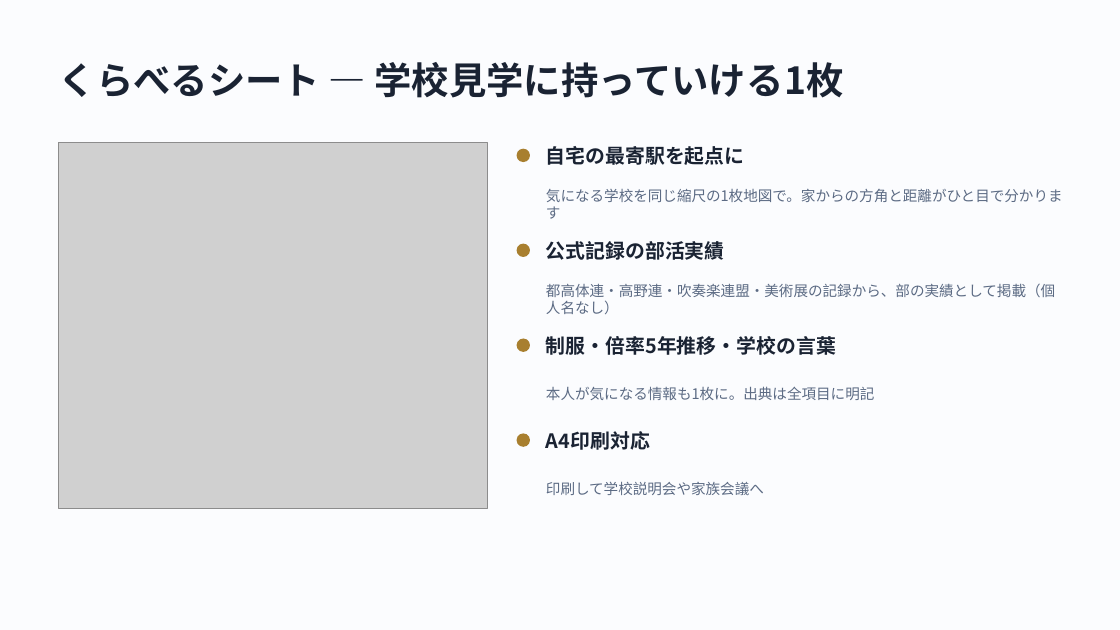
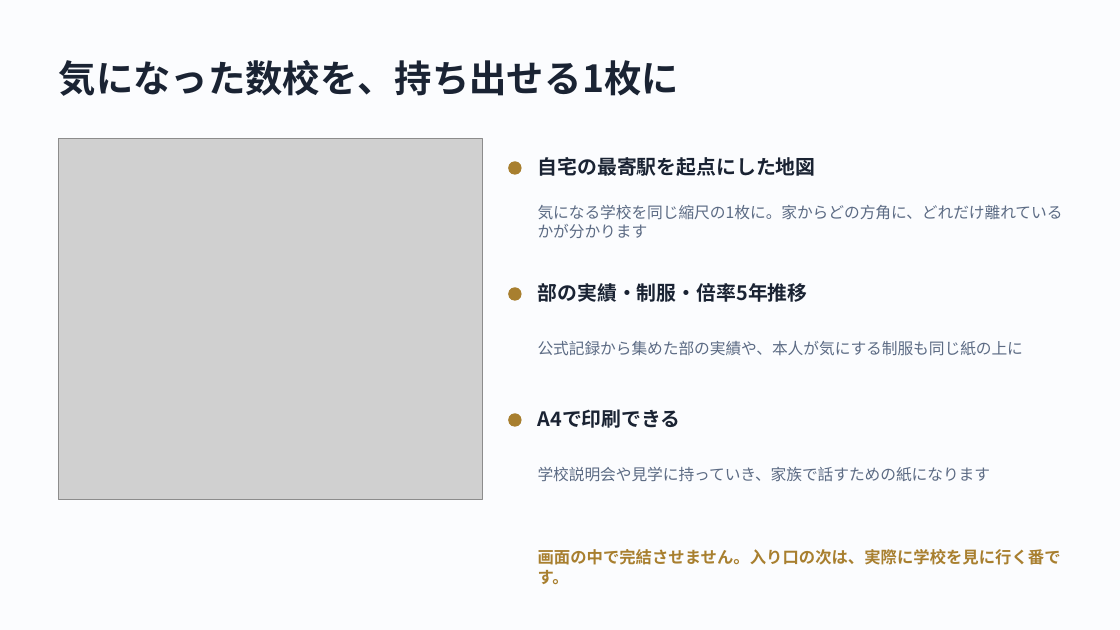
Before and after one commit to Nishi-Taiga/Course_Compass, a slide deck: slide 5 of docs/slides/shinro-compass-slides.pptx. Drawn at 1120x630 pixels with LibreOffice and Linux fonts; fonts in the diff are those of the drawing; grey boxes stand for pictures. Boxes give left, top, right and bottom in pixels: in the first picture for what was removed or moved away, otherwise in the second. Text is boxed around its words. In the diff, an @@ line names an element or a change of style, - is before the commit and + after.

```diff
--- a/docs/slides/shinro-compass-slides.pptx
+++ b/docs/slides/shinro-compass-slides.pptx
@@ text at (59,60,679,96): text changed @@
-くらべるシート — 学校見学に持っていける1枚
+気になった数校を、持ち出せる1枚に
@@ picture: place and size @@
-picture at (59,143,487,508)
+picture at (59,139,482,500)
@@ ellipse: place and size @@
-ellipse at (517,149,530,162)
+ellipse at (508,161,522,175)
@@ text at (538,157,816,176): text changed @@
-自宅の最寄駅を起点に
+自宅の最寄駅を起点にした地図
@@ text at (538,205,1063,238): text changed; size 12.5 to 13.5 pt @@
-気になる学校を同じ縮尺の1枚地図で。家からの方角と距離がひと目で分かります
+気になる学校を同じ縮尺の1枚に。家からどの方角に、どれだけ離れているかが分かります
@@ ellipse: place and size @@
-ellipse at (517,244,530,257)
+ellipse at (508,287,522,301)
@@ text at (538,283,808,302): text changed @@
-公式記録の部活実績
+部の実績・制服・倍率5年推移
@@ text at (538,341,1023,356): text changed; size 12.5 to 13.5 pt @@
-都高体連・高野連・吹奏楽連盟・美術展の記録から、部の実績として掲載（個人名なし）
+公式記録から集めた部の実績や、本人が気にする制服も同じ紙の上に
@@ ellipse: place and size @@
-ellipse at (517,339,530,352)
+ellipse at (508,413,522,427)
@@ text at (538,409,681,428): text changed @@
-制服・倍率5年推移・学校の言葉
+A4で印刷できる
@@ ellipse removed at (517,434,530,447) @@
@@ text removed at (546,431,650,450) @@
-A4印刷対応
@@ text at (538,467,991,482): text changed; size 12.5 to 13.5 pt @@
-本人が気になる情報も1枚に。出典は全項目に明記
+学校説明会や見学に持っていき、家族で話すための紙になります
@@ text removed at (546,482,764,495) @@
-印刷して学校説明会や家族会議へ
@@ text added at (538,549,1061,585), 14 pt, text #A87F2F, bold @@
+画面の中で完結させません。入り口の次は、実際に学校を見に行く番です。
```
Also in this commit, not shown: 4 other slides changed, 2 slides added, 2 slides removed.
